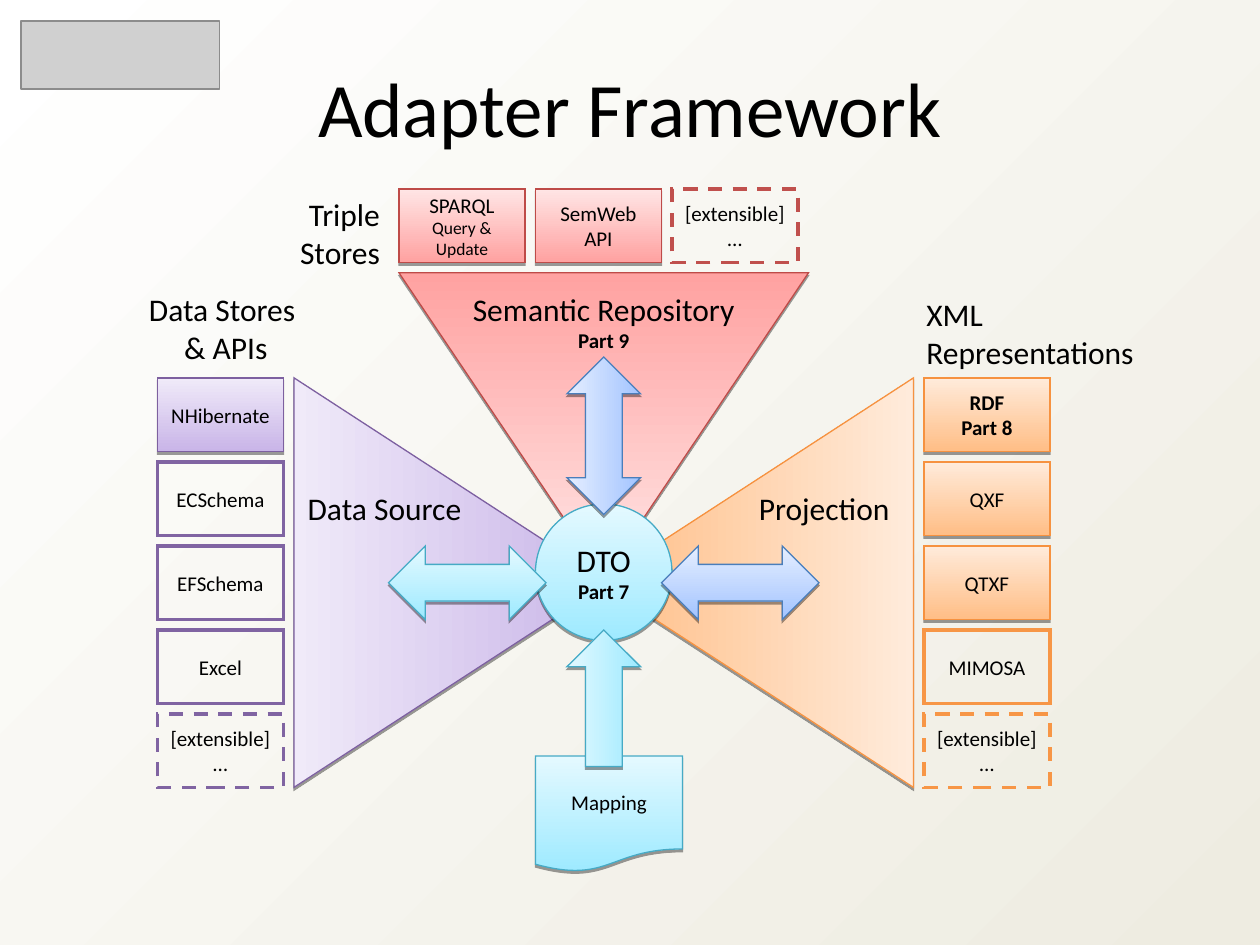
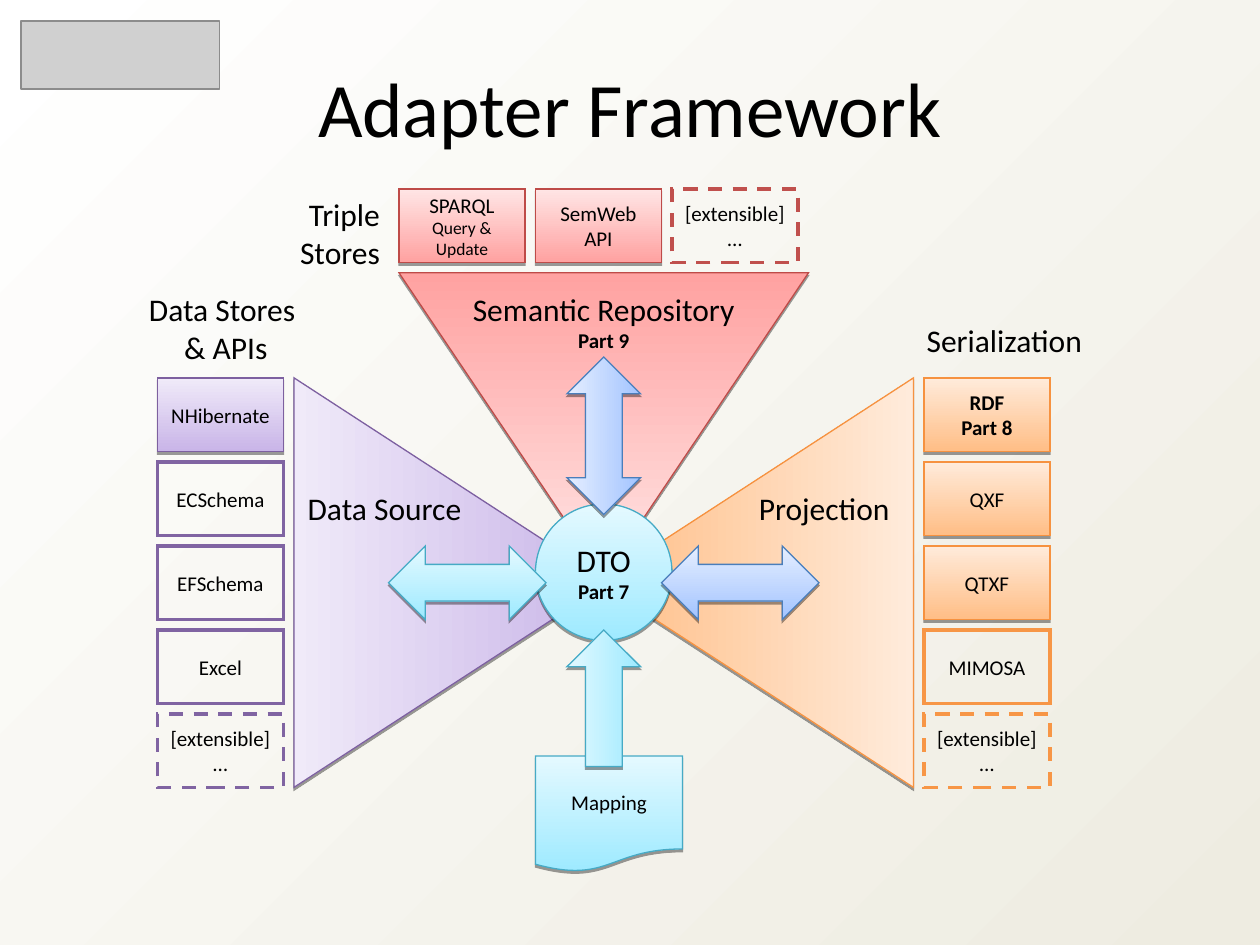
Before and after one commit to heyena/iring-tools, a slide deck: slide 10 of trunk/Documentation/iRINGTools_SDK_Overview_v1_2_1.ppt (slide 11 before the commit). Drawn at 1260x945 pixels with LibreOffice and Linux fonts; fonts in the diff are those of the drawing; grey boxes stand for pictures. Boxes give left, top, right and bottom in pixels: in the first picture for what was removed or moved away, otherwise in the second. Text is boxed around its words. In the diff, an @@ line names an element or a change of style, - is before the commit and + after.

```diff
--- a/trunk/Documentation/iRINGTools_SDK_Overview_v1_2_1.ppt
+++ b/trunk/Documentation/iRINGTools_SDK_Overview_v1_2_1.ppt
@@ text removed at [926, 305, 1133, 369] @@
-XML
-Representations
@@ text added at [927, 330, 1082, 353], 18 pt, text #000000 @@
+Serialization
```
Also in this commit, not shown: 5 other slides changed, 3 slides added, 4 slides removed.
